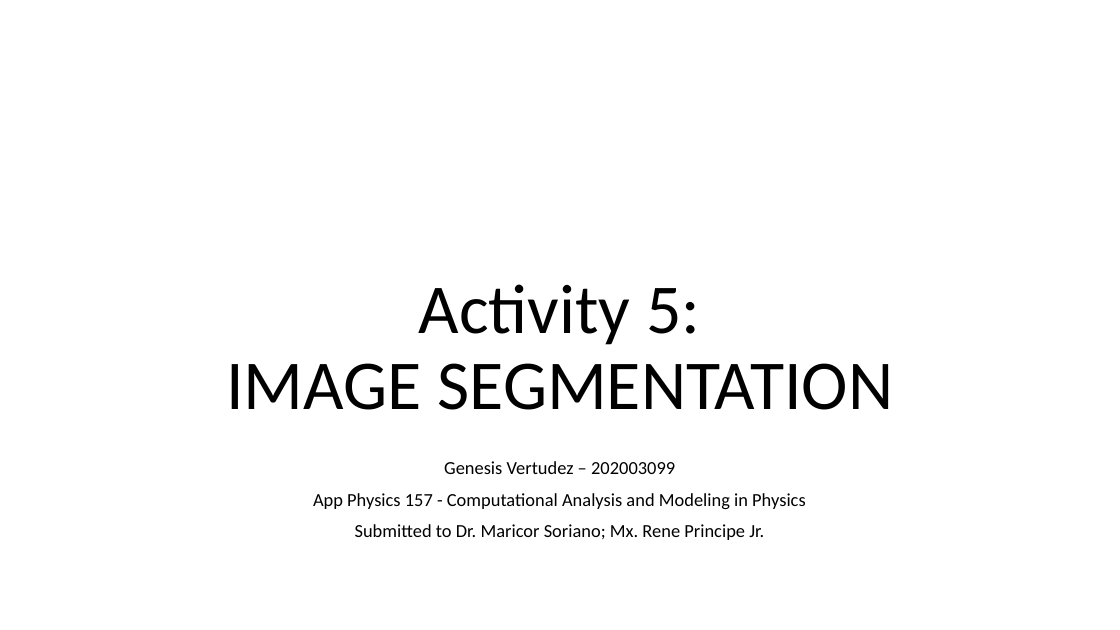
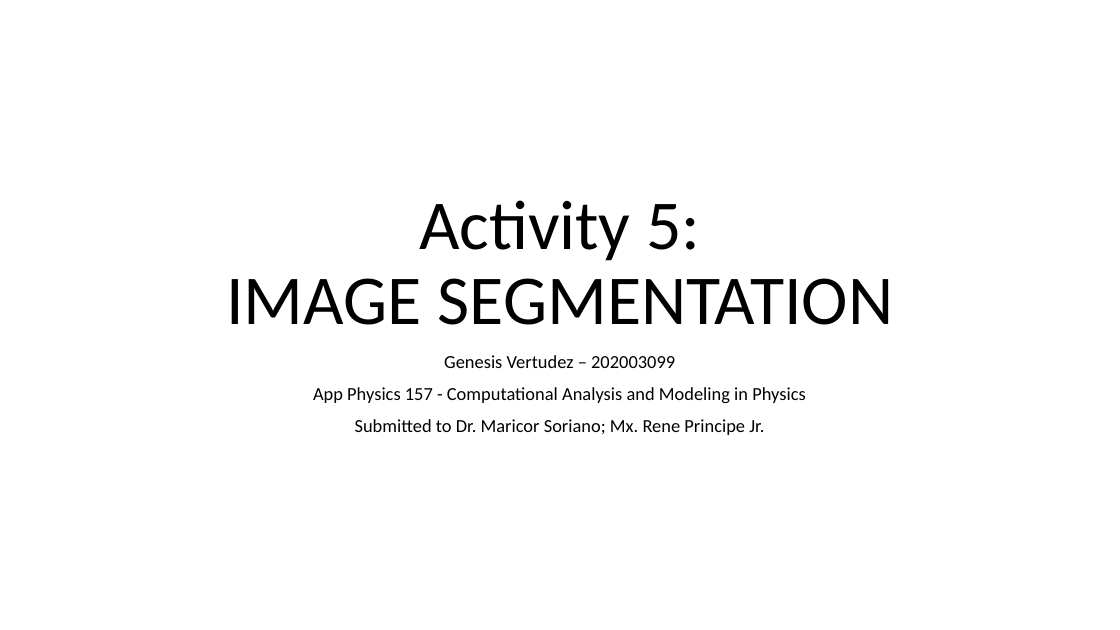
Before and after one commit to genvert/AP_157_FX-2_Vertudez, a slide deck: slide 1 of Activity 5/Vertudez_Activity_5_Report.pptx. Drawn at 1120x630 pixels with LibreOffice and Linux fonts; fonts in the diff are those of the drawing. Boxes give left, top, right and bottom in pixels: in the first picture for what was removed or moved away, otherwise in the second. Text is boxed around its words. In the diff, an @@ line names an element or a change of style, - is before the commit and + after.

```diff
--- a/Activity 5/Vertudez_Activity_5_Report.pptx
+++ b/Activity 5/Vertudez_Activity_5_Report.pptx
@@ title "Activity 5: IMAGE SEGMENTATION": place and size @@
-title "Activity 5: IMAGE SEGMENTATION" at [226, 284, 894, 410]
+title "Activity 5: IMAGE SEGMENTATION" at [226, 200, 894, 325]
@@ subtitle "Genesis Vertudez – 202003099": place and size @@
-subtitle "Genesis Vertudez – 202003099" at [313, 461, 805, 540]
+subtitle "Genesis Vertudez – 202003099" at [313, 355, 805, 435]
```
Also in this commit, not shown: 8 other slides changed, 5 slides removed, 1 other file.
